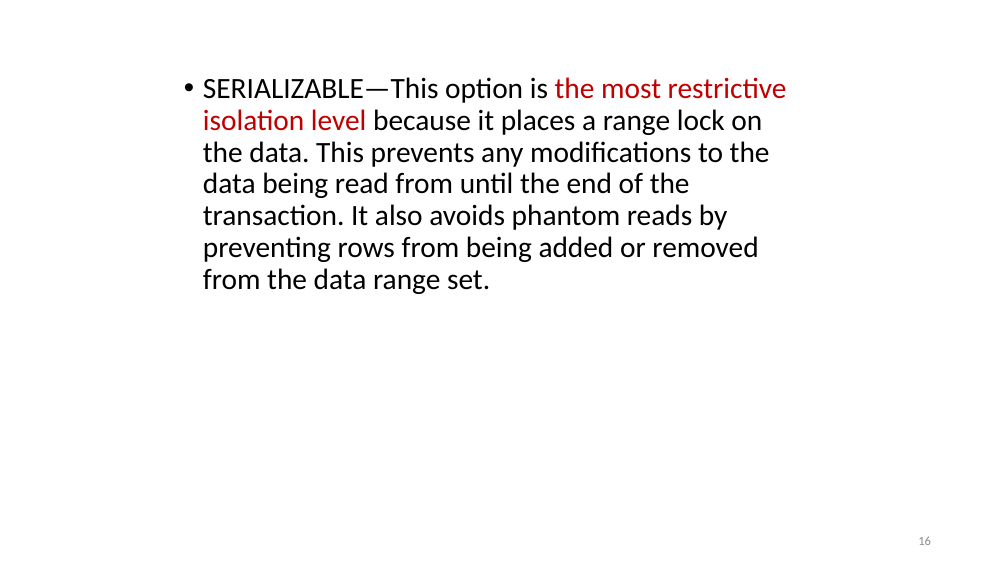
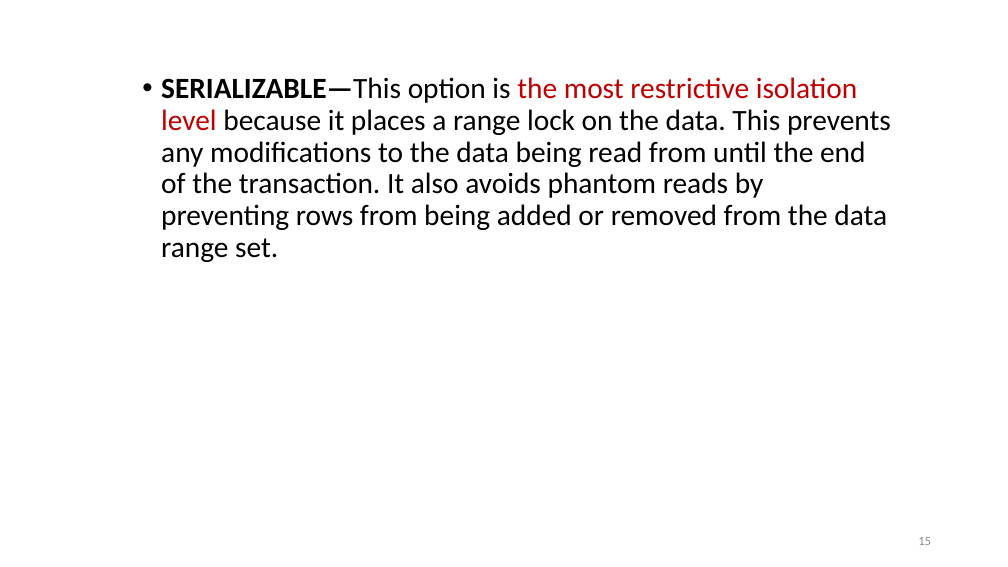
Before and after one commit to nashurgessa/DB-practices, a slide deck: slide 15 of Slides/transaction.pptx (slide 16 before the commit). Drawn at 1008x567 pixels with LibreOffice and Linux fonts; fonts in the diff are those of the drawing. Boxes give left, top, right and bottom in pixels: in the first picture for what was removed or moved away, otherwise in the second. Text is boxed around its words. In the diff, an @@ line names an element or a change of style, - is before the commit and + after.

```diff
--- a/Slides/transaction.pptx
+++ b/Slides/transaction.pptx
@@ text "SERIALIZABLE—This option is the most ...": place and size @@
-text "SERIALIZABLE—This option is the most ..." at [203,77,787,294]
+text "SERIALIZABLE—This option is the most ..." at [161,77,891,262]
@@ text "SERIALIZABLE—This option is the most ..." at [161,77,891,262]: bold on in "SERIALIZABLE—This" @@
```
Also in this commit, not shown: 13 other slides changed, 1 slide removed, 1 other file.
